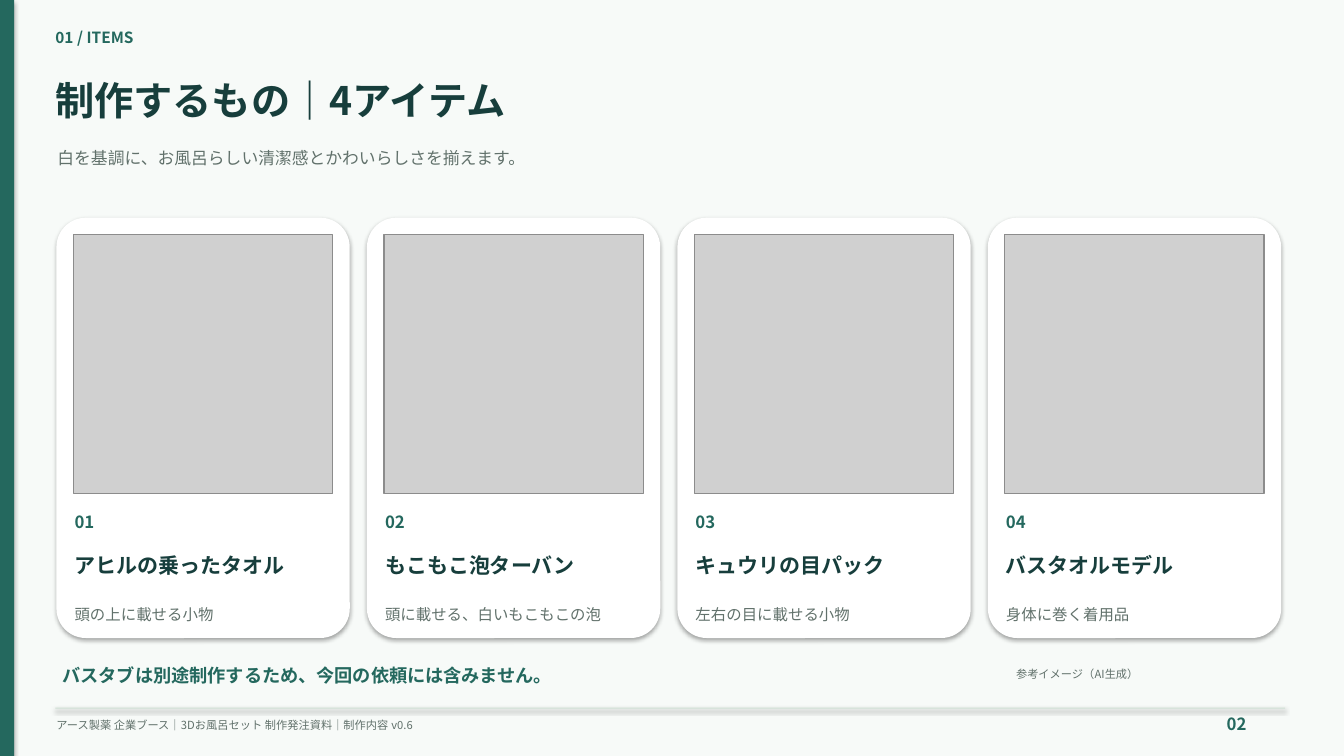
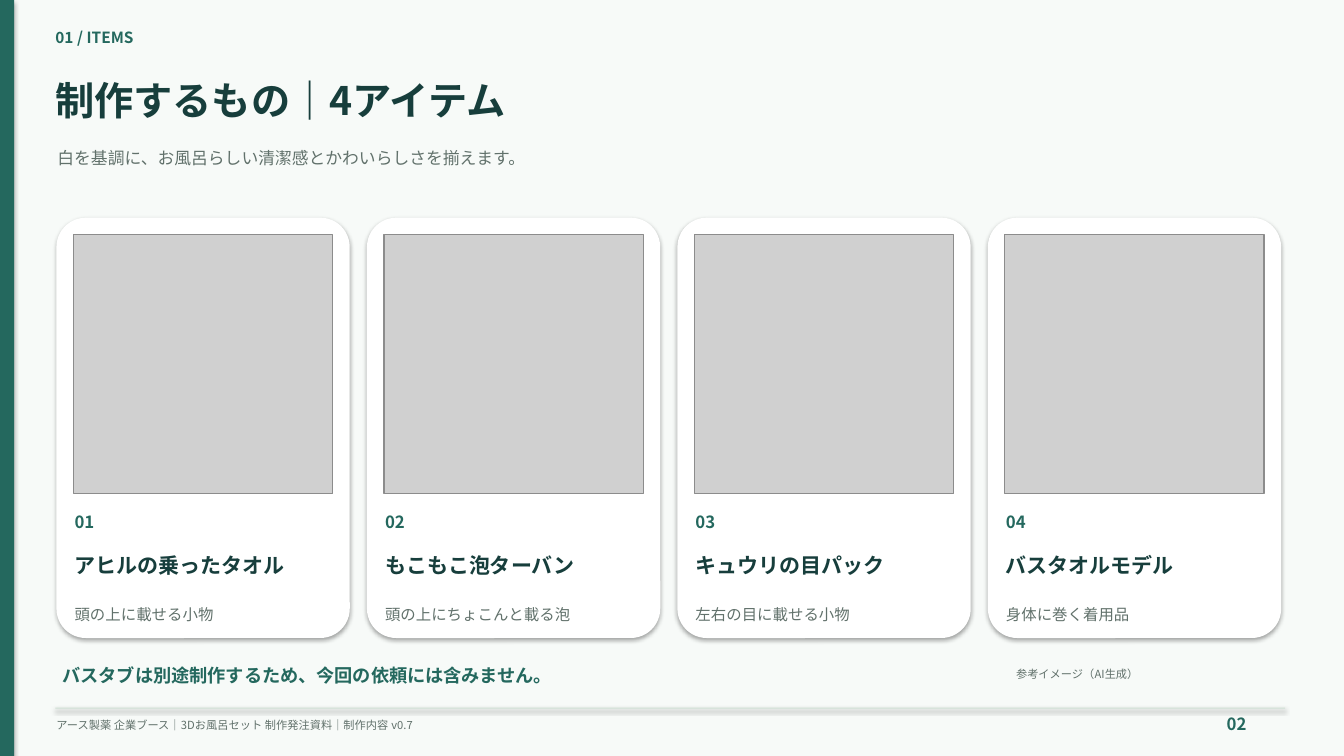
Before and after one commit to morishihikky/cordex, a slide deck: slide 2 of documents/slides/bath-set-production-slides.pptx. Drawn at 1344x756 pixels with LibreOffice and Linux fonts; fonts in the diff are those of the drawing; grey boxes stand for pictures. Boxes give left, top, right and bottom in pixels: in the first picture for what was removed or moved away, otherwise in the second. Text is boxed around its words. In the diff, an @@ line names an element or a change of style, - is before the commit and + after.

```diff
--- a/documents/slides/bath-set-production-slides.pptx
+++ b/documents/slides/bath-set-production-slides.pptx
@@ text at (385, 607, 570, 621): text changed @@
-頭に載せる、白いもこもこの泡
+頭の上にちょこんと載る泡
@@ text at (56, 719, 412, 730): text changed @@
-アース製薬 企業ブース｜3Dお風呂セット 制作発注資料｜制作内容 v0.6
+アース製薬 企業ブース｜3Dお風呂セット 制作発注資料｜制作内容 v0.7
```
Also in this commit, not shown: 7 other slides changed, 12 other files.
